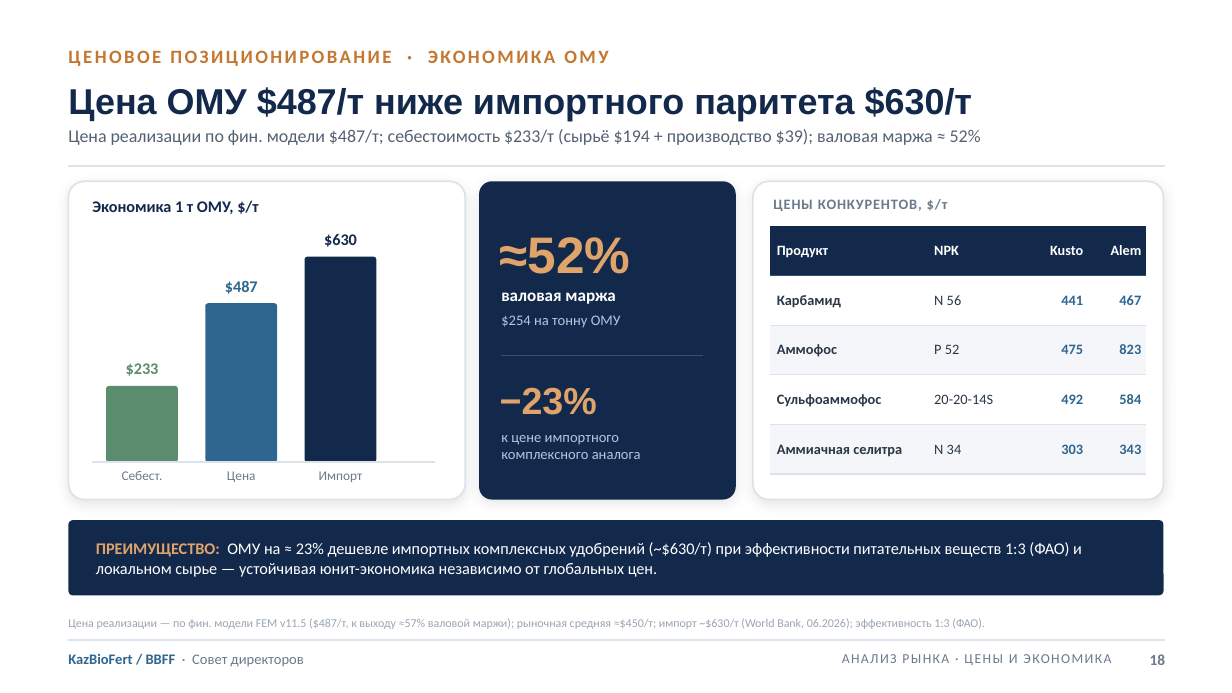
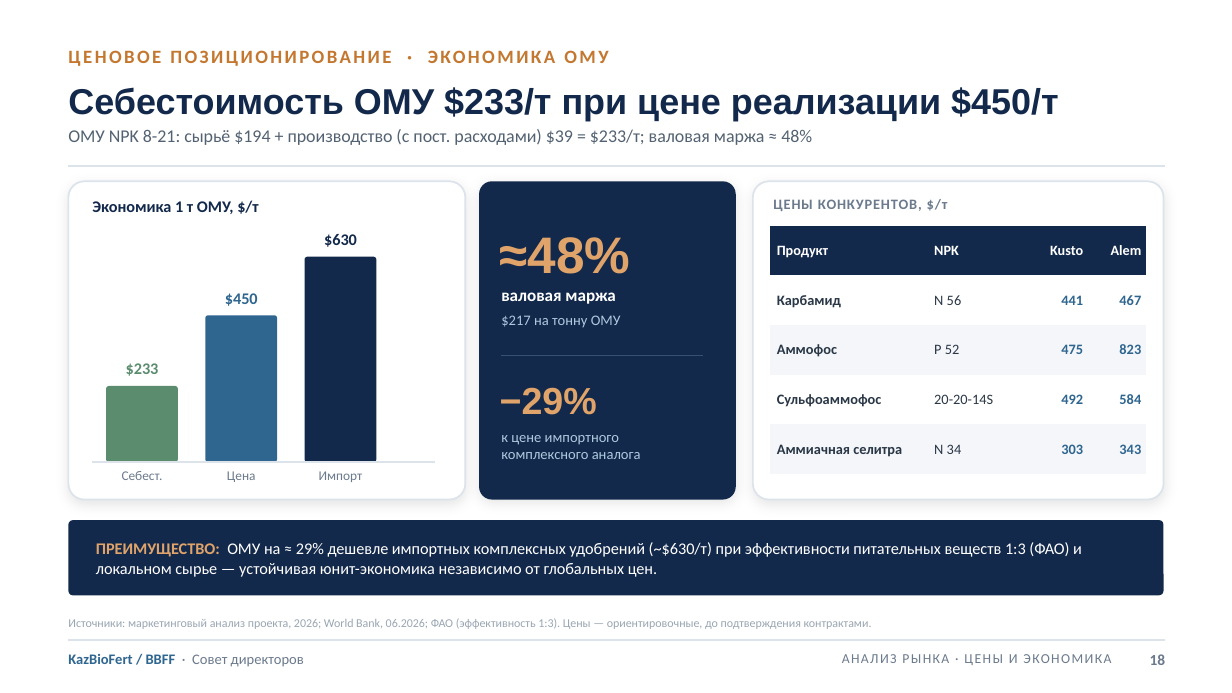
Before and after one commit to aoobakirov/board-presentation, a slide deck: slide 18 of KazBioFert_Board_Presentation_FINAL_20260709.pptx. Drawn at 1232x693 pixels with LibreOffice and Linux fonts; fonts in the diff are those of the drawing. Boxes give left, top, right and bottom in pixels: in the first picture for what was removed or moved away, otherwise in the second. Text is boxed around its words. In the diff, an @@ line names an element or a change of style, - is before the commit and + after.

```diff
--- a/KazBioFert_Board_Presentation_FINAL_20260709.pptx
+++ b/KazBioFert_Board_Presentation_FINAL_20260709.pptx
@@ text at [68, 87, 1058, 121]: text changed @@
-Цена ОМУ $487/т ниже импортного паритета $630/т
+Себестоимость ОМУ $233/т при цене реализации $450/т
@@ text at [68, 129, 812, 145]: text changed @@
-Цена реализации по фин. модели $487/т; себестоимость $233/т (сырьё $194 + производство $39); валовая маржа ≈ 52%
+ОМУ NPK 8-21: сырьё $194 + производство (с пост. расходами) $39 = $233/т; валовая маржа ≈ 48%
@@ text at [500, 237, 631, 274]: text changed @@
-≈52%
+≈48%
@@ table at [770, 225, 1147, 473] @@
@@ borders changed @@
@@ text at [225, 293, 258, 306]: text changed @@
-$487
+$450
@@ rounded rectangle: place and size @@
-rounded rectangle at [206, 303, 277, 462]
+rounded rectangle at [206, 315, 277, 462]
@@ text at [501, 315, 621, 327]: text changed @@
-$254 на тонну ОМУ
+$217 на тонну ОМУ
@@ text at [500, 387, 597, 415]: text changed @@
-−23%
+−29%
@@ text at [96, 542, 1082, 577]: text changed @@
-ПРЕИМУЩЕСТВО: ОМУ на ≈ 23% дешевле импортных комплексных удобрений (~$630/т) при эффективности питательных веществ 1:3 (ФАО) и локальном сырье — устойчивая юнит-экономика независимо от глобальных цен.
+ПРЕИМУЩЕСТВО: ОМУ на ≈ 29% дешевле импортных комплексных удобрений (~$630/т) при эффективности питательных веществ 1:3 (ФАО) и локальном сырье — устойчивая юнит-экономика независимо от глобальных цен.
@@ text at [68, 618, 872, 629]: text changed @@
-Цена реализации — по фин. модели FEM v11.5 ($487/т, к выходу ≈57% валовой маржи); рыночная средняя ≈$450/т; импорт ~$630/т (World Bank, 06.2026); эффективность 1:3 (ФАО).
+Источники: маркетинговый анализ проекта, 2026; World Bank, 06.2026; ФАО (эффективность 1:3). Цены — ориентировочные, до подтверждения контрактами.
```
Also in this commit, not shown: 12 other slides changed, 3 other files.
